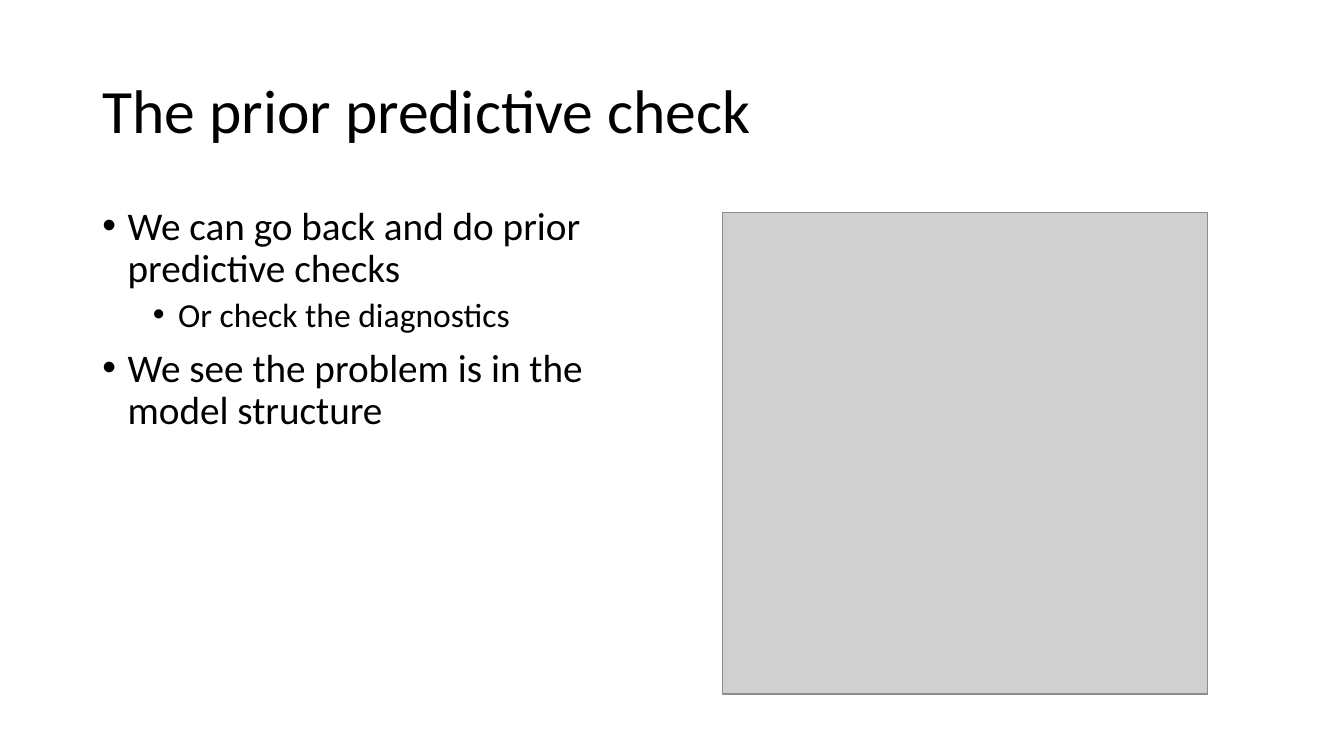
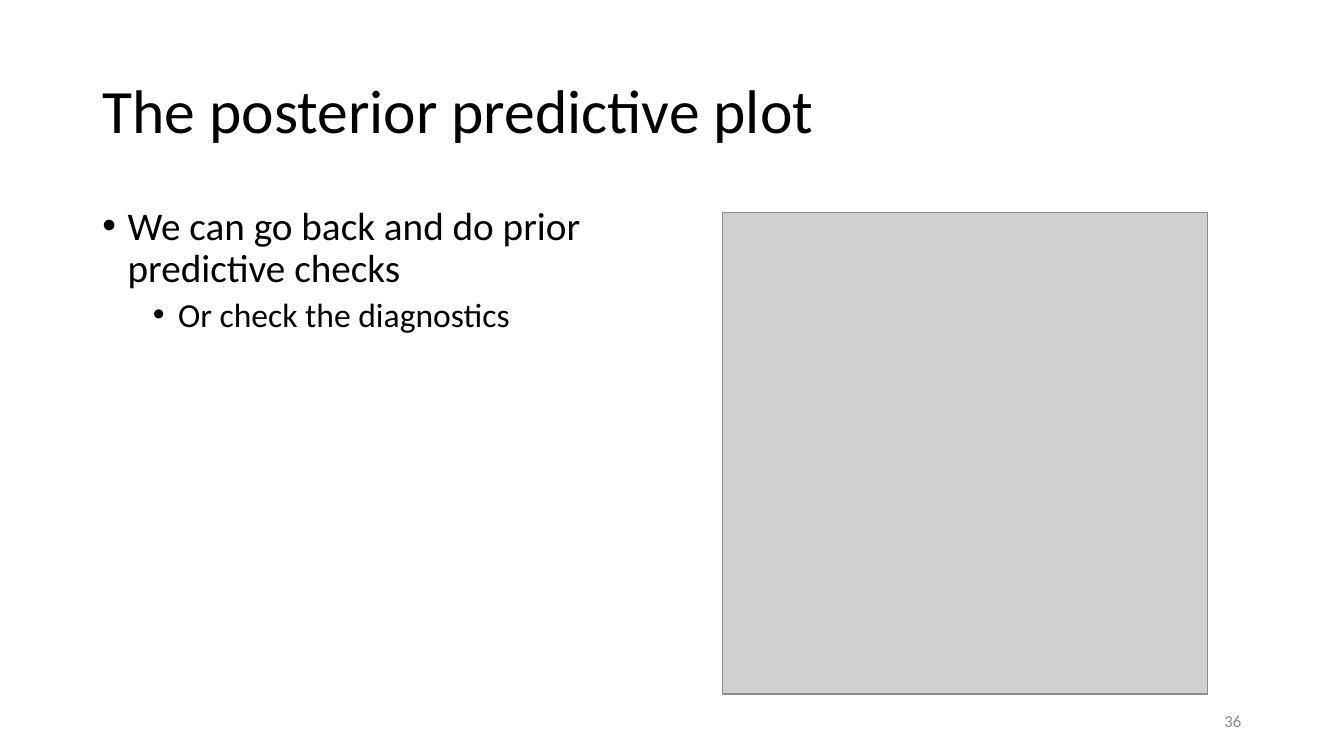
Before and after one commit to opherdonchin/StatisticalComputationAndAnalysis, a slide deck: slide 36 of Lectures/Lecture 6 Linear models.pptx (slide 33 before the commit). Drawn at 1344x756 pixels with LibreOffice and Linux fonts; fonts in the diff are those of the drawing; grey boxes stand for pictures. Boxes give left, top, right and bottom in pixels: in the first picture for what was removed or moved away, otherwise in the second. Text is boxed around its words. In the diff, an @@ line names an element or a change of style, - is before the commit and + after.

```diff
--- a/Lectures/Lecture 6 Linear models.pptx
+++ b/Lectures/Lecture 6 Linear models.pptx
@@ title at (102,90,813,143): text changed @@
-The prior predictive check
+The posterior predictive plot
@@ text at (128,354,582,425): paragraph removed @@
-• We see the problem is in the model structure
@@ page number added at (1224,716,1241,727), 12 pt, text #8C8C8C @@
+36
```
Also in this commit, not shown: 38 other slides changed, 21 slides added, 3 slides removed, 3 other files.
